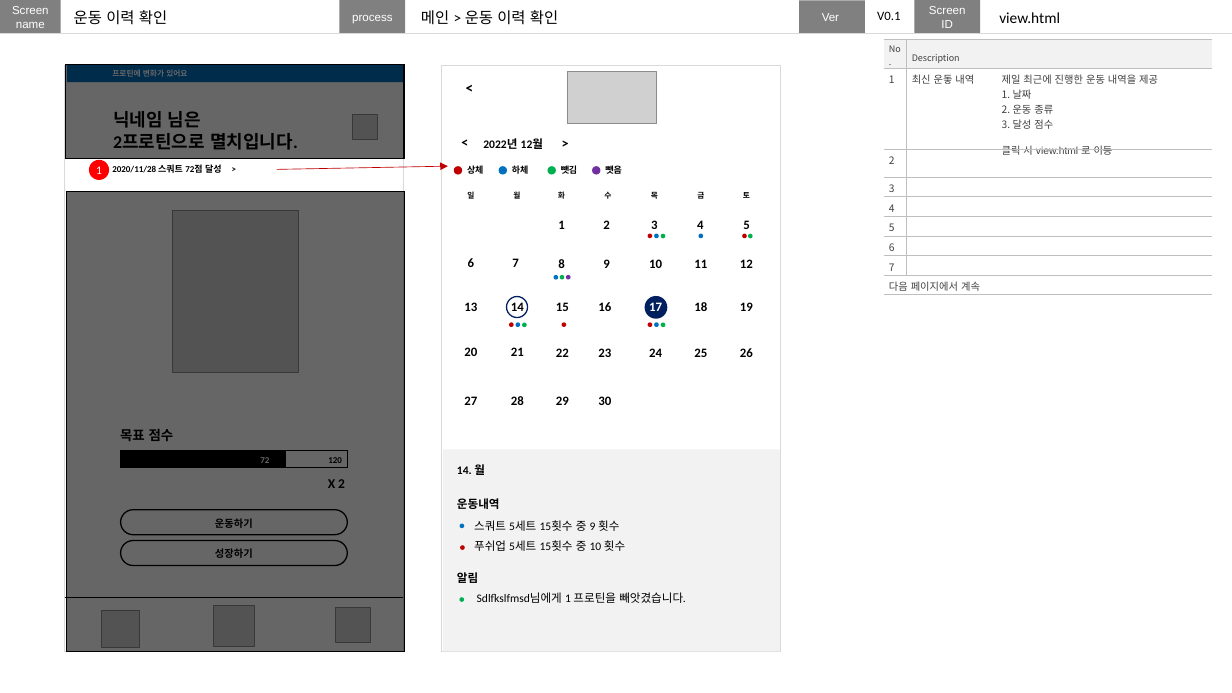
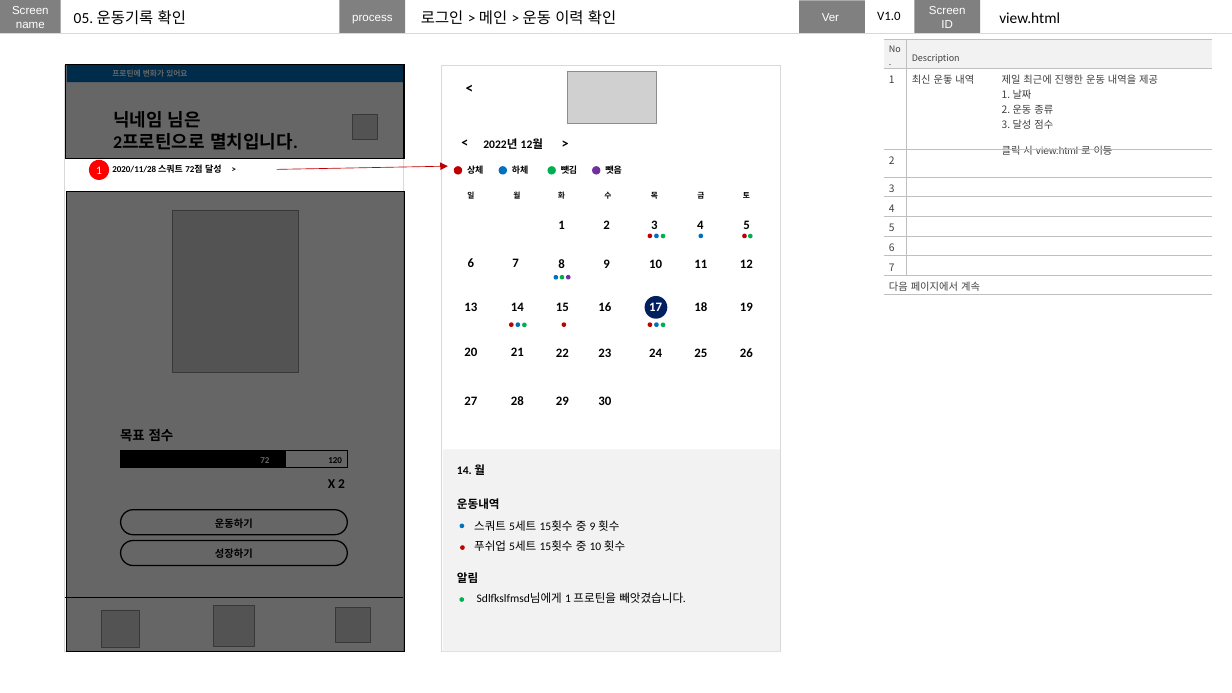
Before and after one commit to nohminkyoung/final_anchovy, a slide deck: slide 23 of plan/finalproject.pptx (slide 25 before the commit). Drawn at 1232x693 pixels with LibreOffice and Linux fonts; fonts in the diff are those of the drawing; grey boxes stand for pictures; background and template pictures are left out. Boxes give left, top, right and bottom in pixels: in the first picture for what was removed or moved away, otherwise in the second. Text is boxed around its words. In the diff, an @@ line names an element or a change of style, - is before the commit and + after.

```diff
--- a/plan/finalproject.pptx
+++ b/plan/finalproject.pptx
@@ text at [74,10,186,25]: text changed @@
-운동 이력 확인
+05. 운동기록 확인
@@ text at [421,10,616,25]: text changed @@
-메인 > 운동 이력 확인
+로그인 > 메인 > 운동 이력 확인
@@ text at [877,11,900,20]: text changed @@
-V0.1
+V1.0
@@ ellipse removed at [506,297,528,318] @@
```
Also in this commit, not shown: 29 other slides changed, 7 slides added, 9 slides removed.
